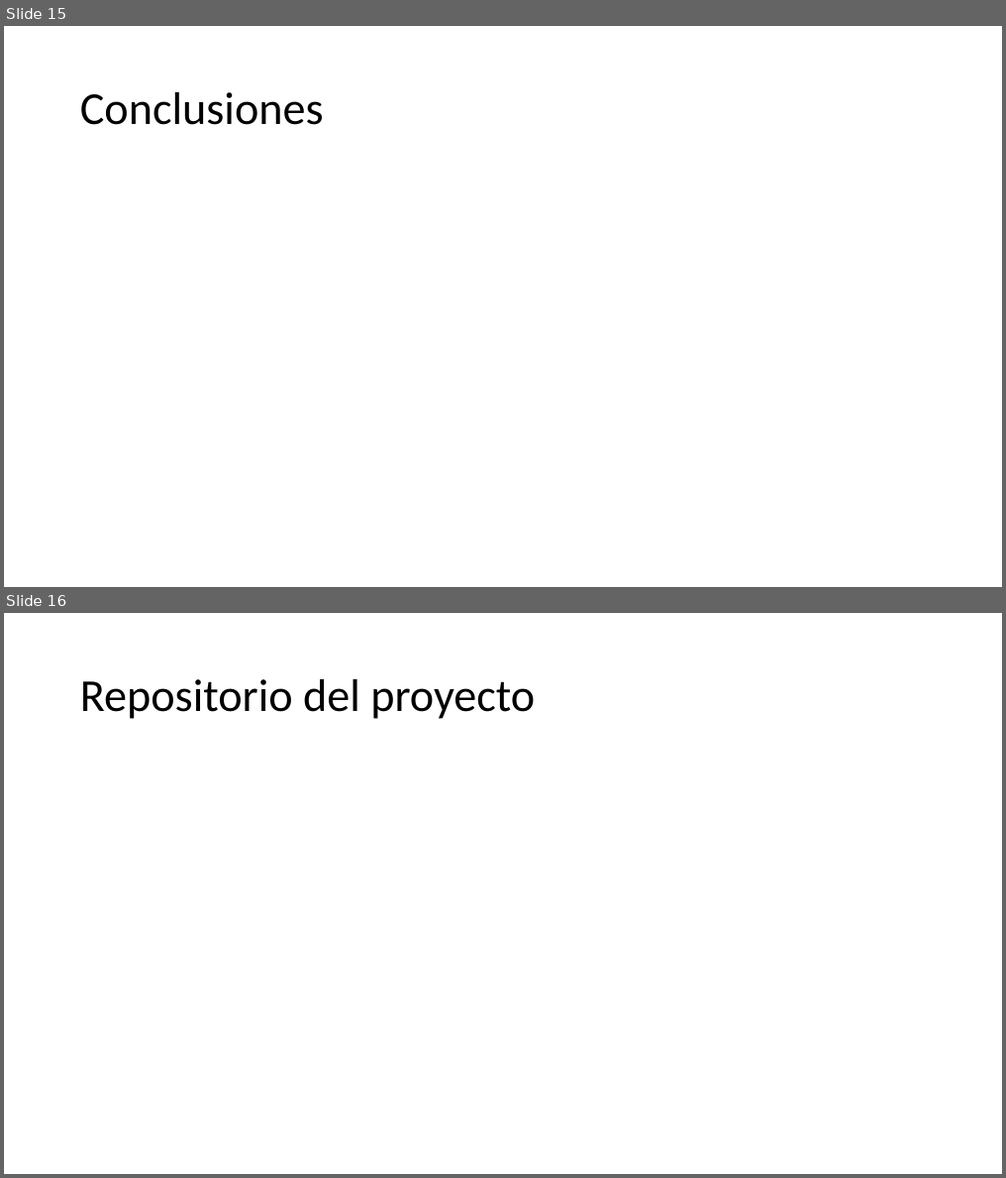
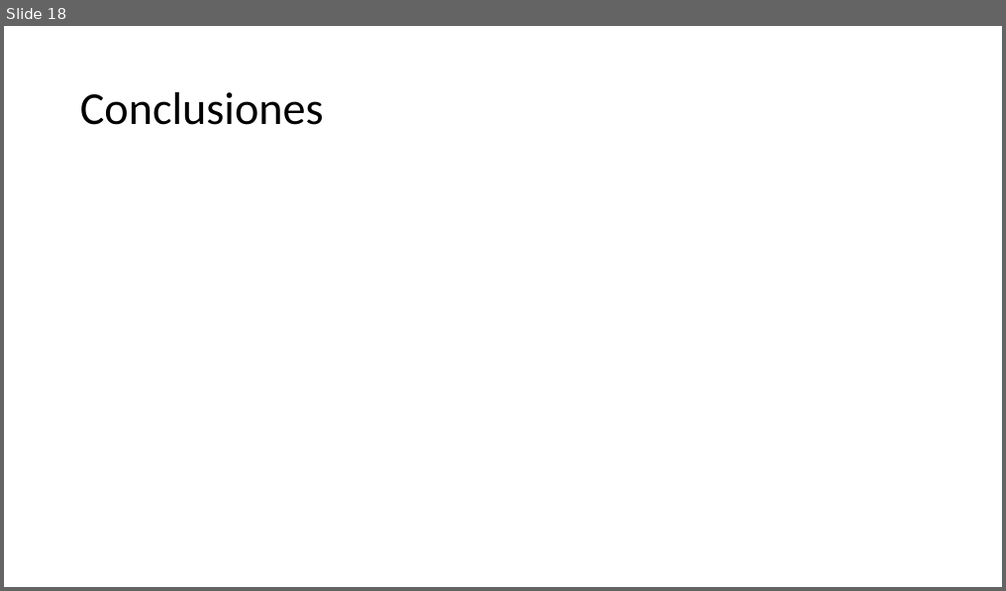
Before and after one commit to juanagsolano/content_based_filtering, a slide deck: Presentación del proyecto.pptx. Shown one above the other, each under a label of ours: slides 15 and 16 before the commit, slide 18 after it. The pictures are 1006x1178 and 1006x591 pixels, drawn with LibreOffice and Linux fonts; fonts in the diff are those of the drawing. Boxes give left, top, right and bottom in pixels: in the first picture for what was removed or moved away, otherwise in the second. Text is boxed around its words. In the diff, an @@ line names an element or a change of style, - is before the commit and + after.

Commit message:
Update presentación del proyecto.

```diff
--- a/Presentación del proyecto.pptx
+++ b/Presentación del proyecto.pptx
@@ slide 16 removed at bbox=[4, 613, 1002, 1174], background #FFFFFF @@
@@ title removed at bbox=[80, 679, 535, 719] @@
-Repositorio del proyecto
@@ what was slide 15 is now slide 18 @@
```
Also in this commit, not shown: 3 slides changed, 4 slides added, 1 other slide removed, 3 other files.
